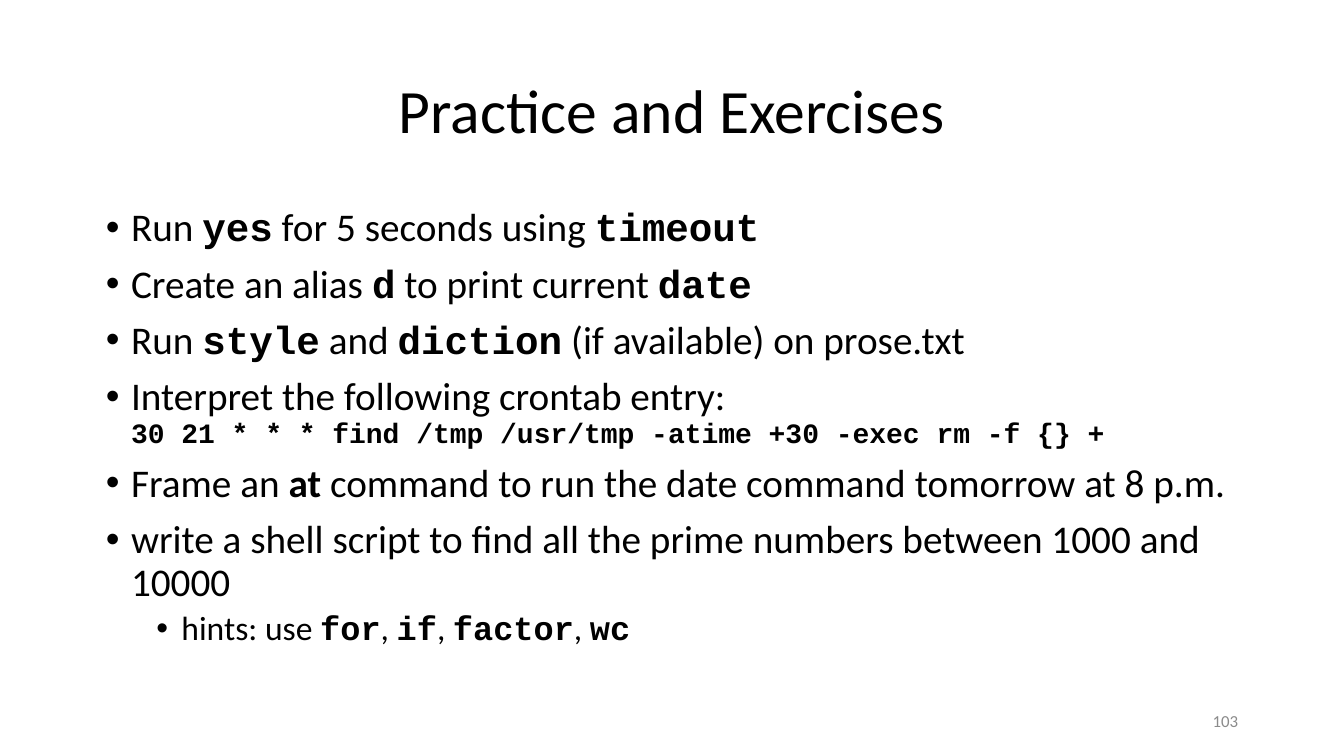
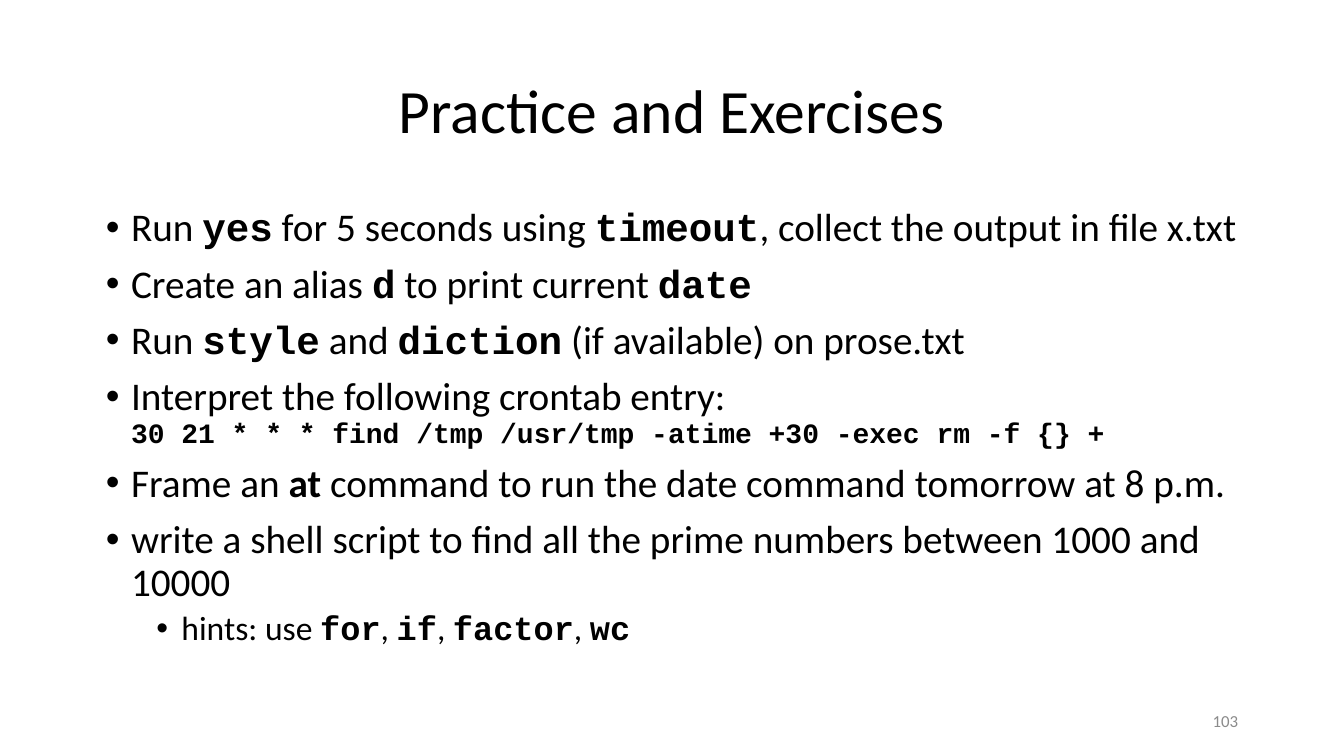
Before and after one commit to ketancmaheshwari/lisa19, a slide deck: slide 103 of lpt_LISA.pptx. Drawn at 1344x756 pixels with LibreOffice and Linux fonts; fonts in the diff are those of the drawing. Boxes give left, top, right and bottom in pixels: in the first picture for what was removed or moved away, otherwise in the second. Text is boxed around its words. In the diff, an @@ line names an element or a change of style, - is before the commit and + after.

```diff
--- a/lpt_LISA.pptx
+++ b/lpt_LISA.pptx
@@ text at [131,213,1236,249]: text changed @@
-• Run yes for 5 seconds using timeout
+• Run yes for 5 seconds using timeout, collect the output in file x.txt
```
Also in this commit, not shown: 6 other slides changed, 1 other file.
